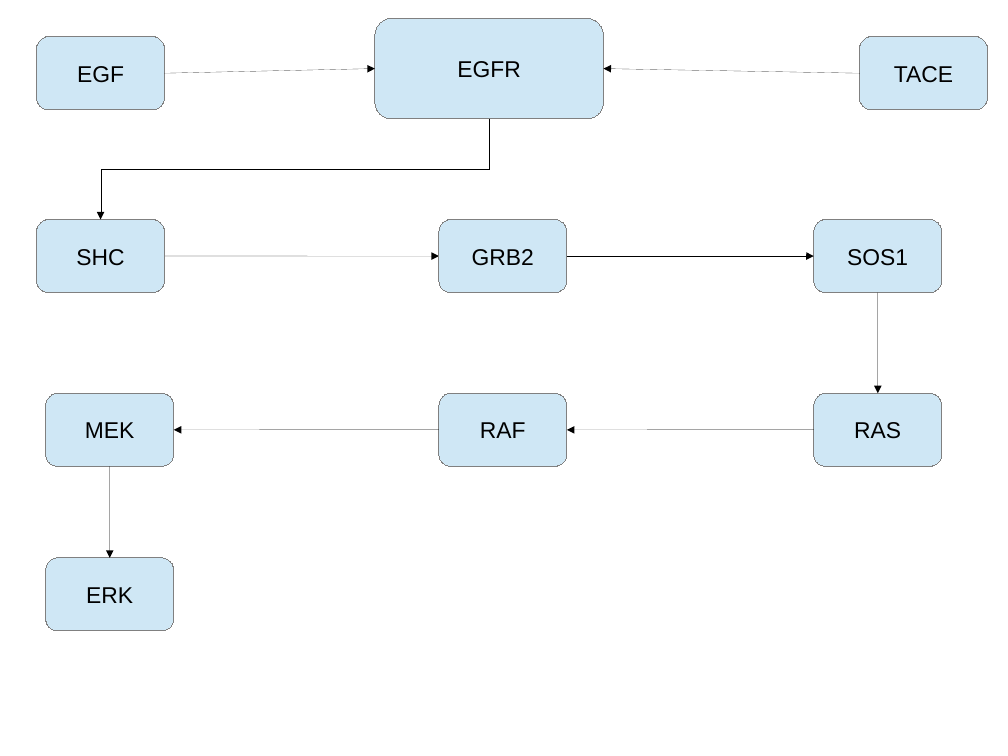
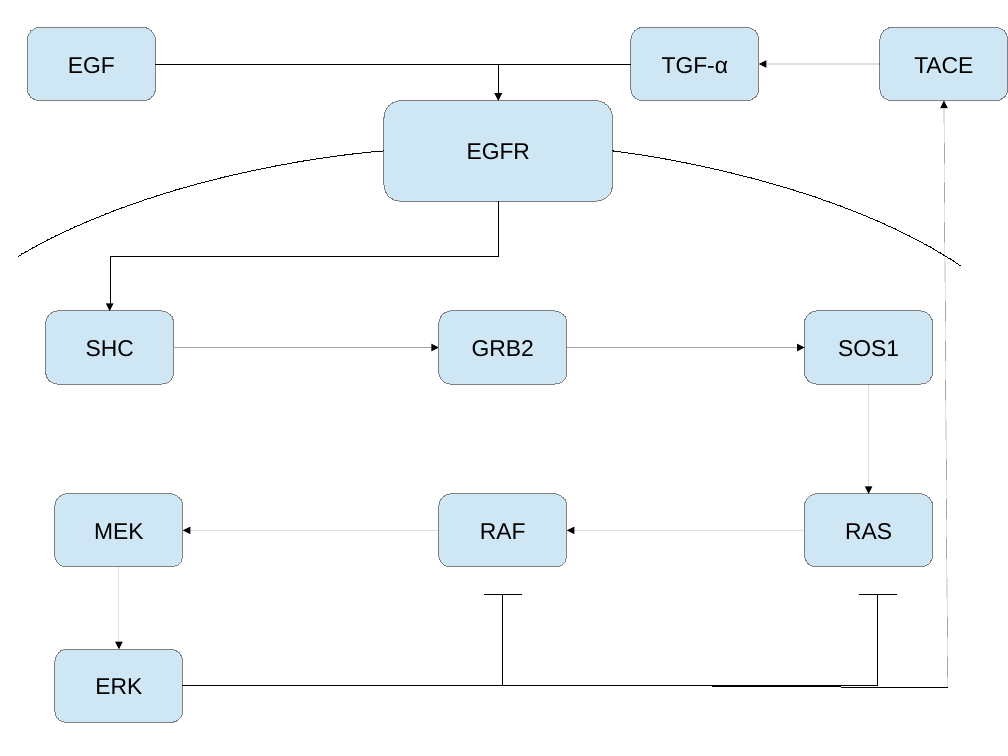
Before and after one commit to mortonjt/IQ_bio_project, a slide deck: slide 1 of EGFR_pathway_diagram.odp. Drawn at 1008x756 pixels with LibreOffice and Linux fonts; fonts in the diff are those of the drawing. Boxes give left, top, right and bottom in pixels: in the first picture for what was removed or moved away, otherwise in the second. Text is boxed around its words. In the diff, an @@ line names an element or a change of style, - is before the commit and + after.

Commit message:
added feedbacks

```diff
--- a/EGFR_pathway_diagram.odp
+++ b/EGFR_pathway_diagram.odp
@@ rounded rectangle "EGF": place and size @@
-rounded rectangle "EGF" at (37, 37, 165, 110)
+rounded rectangle "EGF" at (27, 27, 155, 101)
@@ rounded rectangle added at (631, 27, 759, 101), fill #CFE7F5, outline #808080 0 pt, 18 pt, text #000000 @@
+TGF-α
@@ rounded rectangle "TACE": place and size @@
-rounded rectangle "TACE" at (860, 37, 988, 110)
+rounded rectangle "TACE" at (880, 27, 1008, 101)
@@ elbow arrow added from (155, 64) to (499, 101), #000000 0 pt @@
@@ elbow arrow added from (631, 64) to (499, 101), #000000 0 pt @@
@@ arrow moved from (860, 73) - (604, 69) to (880, 64) - (759, 64) @@
@@ rounded rectangle "EGFR": place and size @@
-rounded rectangle "EGFR" at (375, 18, 604, 119)
+rounded rectangle "EGFR" at (384, 101, 613, 201)
@@ arrow added from (948, 688) to (944, 101), #000000 0 pt @@
@@ freeform shape added at (18, 151, 384, 256), outline #000000 0 pt @@
@@ freeform shape added at (613, 151, 960, 265), outline #000000 0 pt @@
@@ elbow arrow moved from (489, 119) - (101, 220) to (499, 201) - (110, 311) @@
@@ elbow arrow removed from (567, 256) to (814, 256) @@
@@ rounded rectangle "SHC": place and size @@
-rounded rectangle "SHC" at (37, 220, 165, 293)
+rounded rectangle "SHC" at (46, 311, 174, 384)
@@ rounded rectangle "GRB2": place and size @@
-rounded rectangle "GRB2" at (439, 220, 567, 293)
+rounded rectangle "GRB2" at (439, 311, 567, 384)
@@ rounded rectangle "SOS1": place and size @@
-rounded rectangle "SOS1" at (814, 220, 942, 293)
+rounded rectangle "SOS1" at (805, 311, 933, 384)
@@ arrow moved from (439, 430) - (174, 430) to (174, 348) - (439, 348) @@
@@ arrow moved from (814, 430) - (567, 430) to (567, 348) - (805, 348) @@
@@ arrow moved from (878, 293) - (878, 393) to (869, 384) - (869, 494) @@
@@ rounded rectangle "MEK": place and size @@
-rounded rectangle "MEK" at (46, 393, 174, 466)
+rounded rectangle "MEK" at (55, 494, 183, 567)
@@ rounded rectangle "RAF": place and size @@
-rounded rectangle "RAF" at (439, 393, 567, 466)
+rounded rectangle "RAF" at (439, 494, 567, 567)
@@ rounded rectangle "RAS": place and size @@
-rounded rectangle "RAS" at (814, 393, 942, 466)
+rounded rectangle "RAS" at (805, 494, 933, 567)
@@ arrow moved from (165, 256) - (439, 256) to (439, 531) - (183, 531) @@
@@ arrow moved from (165, 73) - (375, 69) to (805, 531) - (567, 531) @@
@@ arrow moved from (110, 466) - (110, 558) to (119, 567) - (119, 649) @@
@@ freeform shape added at (183, 595, 503, 686), outline #000000 0 pt @@
@@ line added from (485, 595) to (521, 595), #000000 0 pt @@
@@ freeform shape added at (503, 595, 878, 686), outline #000000 0 pt @@
@@ line added from (860, 595) to (896, 595), #000000 0 pt @@
@@ rounded rectangle "ERK": place and size @@
-rounded rectangle "ERK" at (46, 558, 174, 631)
+rounded rectangle "ERK" at (55, 649, 183, 723)
@@ line added from (691, 686) to (948, 688), #000000 0 pt @@
```
